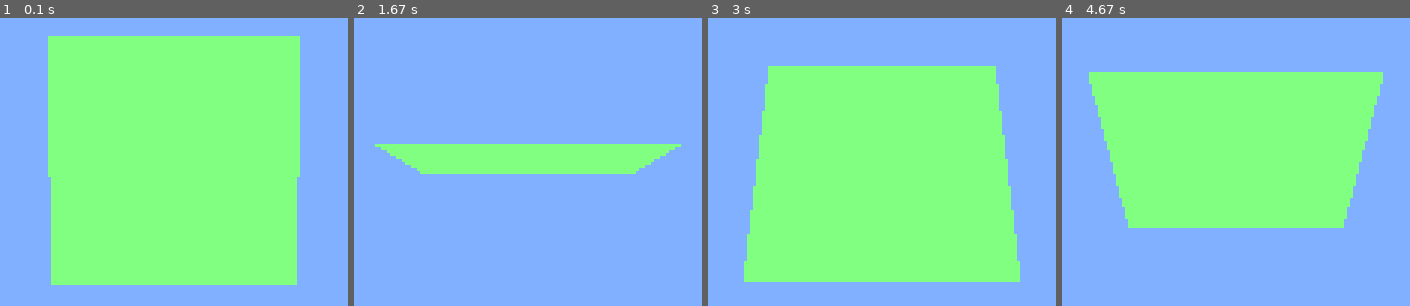
Above: before the commit, frames 1-4 (left to right).
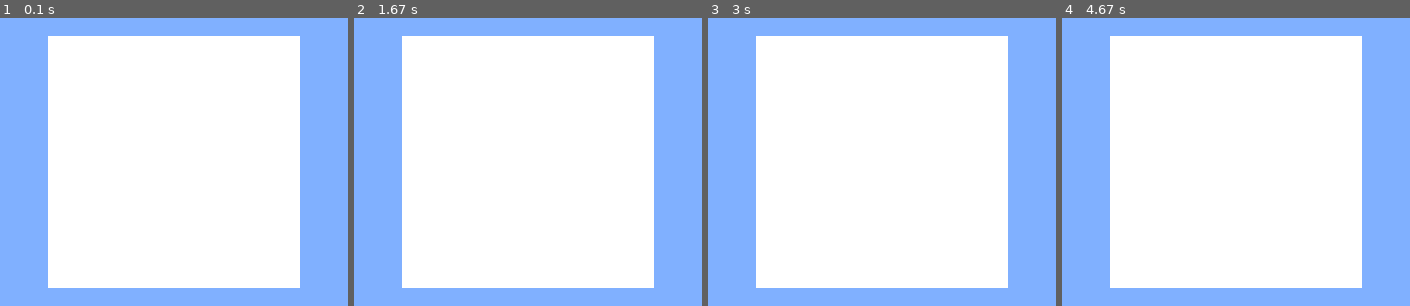
Above: after the commit, the same moments.

Repository: strollhy/pygame_opengl
Game: pygame game, started from world.py
Two runs of this game, one before a commit and one after it. Both use one fixed random seed, a clock stepped at 60 frames per second and the inputs below.
Inputs:
- Up to frame 1 (0.1 s): no input
- Up to frame 2 (1.67 s): no input
- Up to frame 3 (3 s): no input
- Up to frame 4 (4.67 s): no input

The runs differ from the first frame. In frame 1, 63% of the frame differs, in the area x 13-87%, y 6-94%; in frame 2, 64%; in frame 3, 65%; in frame 4, 65%, in the area x 7-93%, y 6-94%.

Commit message:
some problems with mapping texture

Diff:
--- a/world.py
+++ b/world.py
@@ -22,6 +22,7 @@
 
         # Default parameters
         self.angle = 0
+        self.texIDs = self.loadTexture()
 
     def resize(self, width, height):
         glViewport(0, 0, width, height)
@@ -30,6 +31,41 @@
         gluPerspective(60., float(width)/height, 1., 10000.)
         glMatrixMode(GL_MODELVIEW)
         glLoadIdentity()
+
+    def loadTexture(self, imgName = "texture.png"):
+        im = pygame.image.load(imgName)
+        try:
+            ix, iy, image = im.get_width(), im.get_height(),  pygame.image.tostring(im, "RGBA")
+        except SystemError:
+            ix, iy, image = im.get_width(), im.get_height(),  pygame.image.tostring(im, "RGBX")
+
+        IDs = []
+        # a Nearest-filtered texture...
+        ID = glGenTextures(1)
+        IDs.append( ID )
+        glBindTexture(GL_TEXTURE_2D, ID)
+        glPixelStorei(GL_UNPACK_ALIGNMENT,1)
+        glTexParameteri( GL_TEXTURE_2D, GL_TEXTURE_MAG_FILTER, GL_NEAREST)
+        glTexParameteri( GL_TEXTURE_2D, GL_TEXTURE_MIN_FILTER, GL_NEAREST)
+        glTexImage2D(GL_TEXTURE_2D, 0, 3, ix, iy, 0, GL_RGBA, GL_UNSIGNED_BYTE, image)
+        # linear-filtered
+        ID = glGenTextures(1)
+        IDs.append( ID )
+        glBindTexture(GL_TEXTURE_2D, ID)
+        glPixelStorei(GL_UNPACK_ALIGNMENT,1)
+        glTexParameteri(GL_TEXTURE_2D,GL_TEXTURE_MAG_FILTER,GL_LINEAR)
+        glTexParameteri(GL_TEXTURE_2D,GL_TEXTURE_MIN_FILTER,GL_LINEAR)
+        glTexImage2D(GL_TEXTURE_2D, 0, 3, ix, iy, 0, GL_RGBA, GL_UNSIGNED_BYTE, image)
+        # linear + mip-mapping
+        ID = glGenTextures(1)
+        IDs.append( ID )
+        glBindTexture(GL_TEXTURE_2D, ID)
+        glPixelStorei(GL_UNPACK_ALIGNMENT,1)
+        glTexParameteri(GL_TEXTURE_2D,GL_TEXTURE_MAG_FILTER,GL_LINEAR)
+        glTexParameteri(GL_TEXTURE_2D,GL_TEXTURE_MIN_FILTER,GL_LINEAR_MIPMAP_NEAREST)
+        gluBuild2DMipmaps(GL_TEXTURE_2D, 3, ix, iy, GL_RGBA, GL_UNSIGNED_BYTE, image)
+
+        return IDs
 
     def draw(self):
         # Reset screen
@@ -46,22 +82,30 @@
         glTranslatef(.0, .0, -5.0)
 
         # Rotate on x, y, z axis
-        self.angle += 1
+        self.angle += 0
         self.angle %= 360
-        glRotatef(self.angle, 1, 0, 0)
+        #glRotatef(self.angle, 1, 0, 0)
 
+        glEnable(GL_TEXTURE_2D)
+        #
+        glBindTexture(GL_TEXTURE_2D, self.texIDs[0])
 
-        # Set "brush" color
-        glColor3f(0.5, 1, 0.5)
+        glBegin(GL_QUADS)
 
-        # Begin rendering
-        glBegin(GL_QUADS)
+        glTexCoord2f(1, 0)
+        glVertex3f(-1, -1, 0)
+
+        glTexCoord2f(1, .25)
+        glVertex3f(1, -1, 0)
+
+        glTexCoord2f(.75, .25)
+        glVertex3f(1, 1, 0)
+
+        glTexCoord2f(.75, 0)
         glVertex3f(-1, 1, 0)
-        glVertex3f(1, 1, 0)
-        glVertex3f(1, -1, 0)
-        glVertex3f(-1, -1, 0)
+
         glEnd()
-
+        glDisable(GL_TEXTURE_2D)
 
 
 ###
@@ -94,8 +138,5 @@
         # Show the screen
         pygame.display.flip()
 
-        # Show the screen
-        pygame.display.flip()
-
 if __name__ == "__main__":
   main()
Binary file added: texture.png
